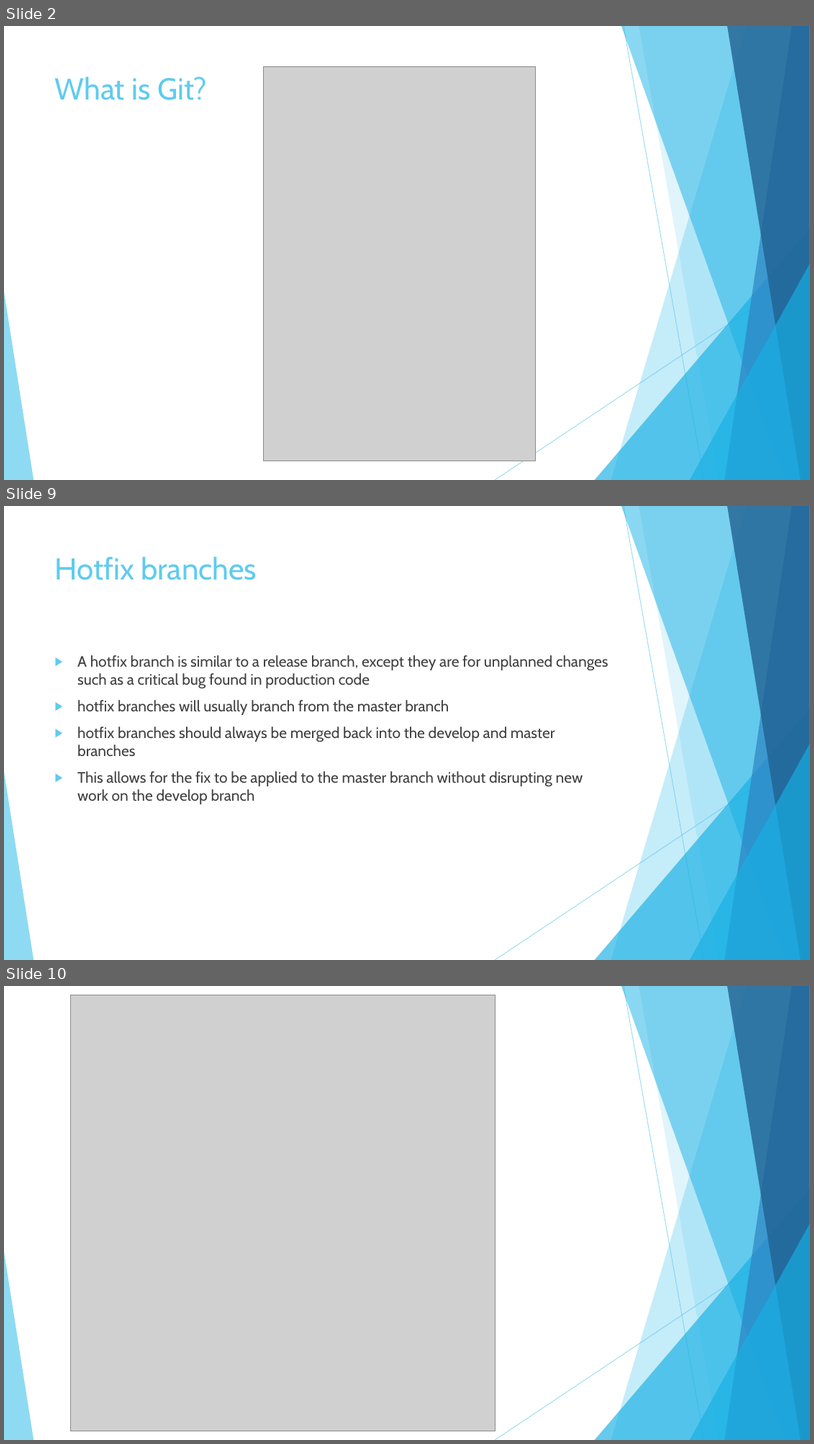
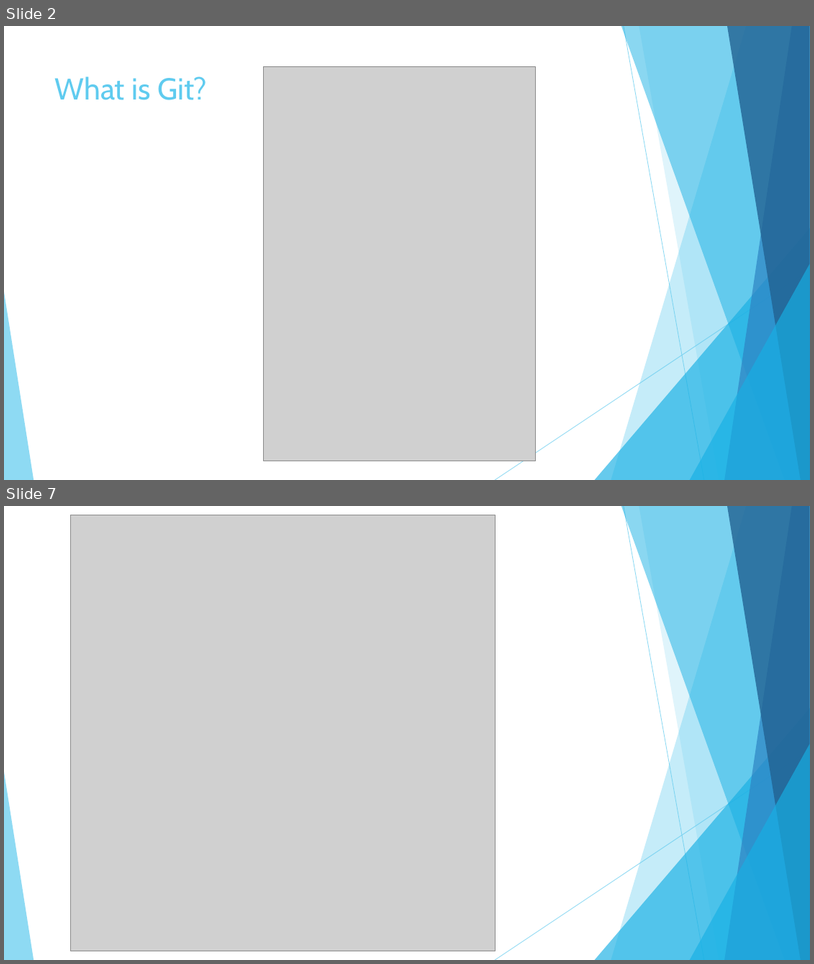
Before and after one commit to Jameswhale/git-introduction, a slide deck: Working collaboratively with Git.pptx. Shown one above the other, each under a label of ours: slides 2, 9 and 10 before the commit, slides 2 and 7 after it; the slides between them are not shown. The pictures are 814x1444 and 814x964 pixels, drawn with LibreOffice and Linux fonts; fonts in the diff are those of the drawing; grey boxes stand for pictures. Boxes give left, top, right and bottom in pixels: in the first picture for what was removed or moved away, otherwise in the second. Text is boxed around its words. In the diff, an @@ line names an element or a change of style, - is before the commit and + after.

```diff
--- a/Working collaboratively with Git.pptx
+++ b/Working collaboratively with Git.pptx
@@ slide 9 removed at [4, 506, 810, 960], background #FFFFFF; not listed: 10 template elements that a slide beside it also shows @@
@@ title removed at [55, 556, 257, 580] @@
-Hotfix branches
@@ text removed at [77, 655, 609, 804] @@
-▶ A hotfix branch is similar to a release branch, except they are for unplanned changes such as a critical bug found in production code
-▶ hotfix branches will usually branch from the master branch
-▶ hotfix branches should always be merged back into the develop and master branches
-▶ This allows for the fix to be applied to the master branch without disrupting new work on the develop branch
@@ what was slide 10 is now slide 7 @@
```
Also in this commit, not shown: 4 slides changed, 5 slides added, 3 other slides removed.
